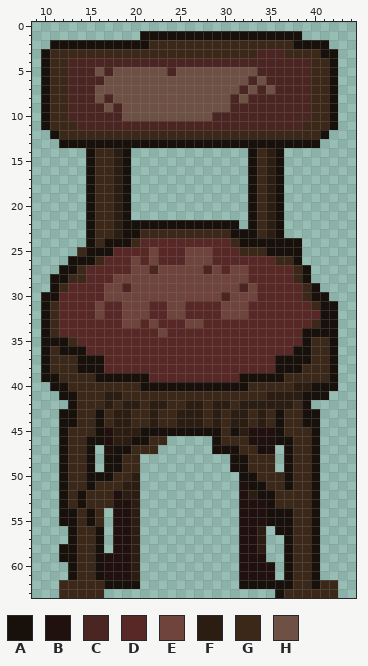
Pixel-art sprite -- Assets/Graphics/Environment/Props/chair3.png. Above: the version before the commit.
The file is 64x64 pixels. Colours within 5 levels of each other are drawn and written as one. Shown: x 9..44, y 0..63.
Palette (. is transparent): A #18110b  B #20110e  C #4b2521  D #572825  E #6e443c  F #2b1d12  G #3b2818  H #6e5144
Pixels before, first column x 10:
 1 ...........AAAAAAAAAAAAAAAAAA....
 2 .AAAAAAAAAAAGGGGGGGGGGGGGGGGAAAA.
 3 AGGGGGGGGGGGGGGGGGGGGGGGCCCGGGGAA
 4 AGGCCCCCCCCCCCCCCCCCCCCCCCCCCCGGA
 5 AGGCCCHCHHHHHHCHHHHHHHHHCCCCCCGGA
 6 AGGCCCCHHHHHHHHHHHHHHHHCHCCCCCGGA
 7 AGGCCCHHHHHHHHHHHHHHHHCHCHCCCCGGA
 8 AGGCCCHCHHHHHHHHHHHHHCHCCCCCCCGGA
 9 AGGCCCCHCHHHHHHHHHHHHCCCCCCCCCGGA
10 AGGCCCCCCHHHHHHHHHHCCCCCCCCCCCGGA
11 AGGGCCCCCCCCCCCCCCCCCCCCCCCCCGGGA
12 .AGGGGGGGGGGGGGGGGGGGGGGGGGGGGGA.
13 ..AAAAAAAAAAAAAAAAAAAAAAAAAAAAA..
14 .....AGGFA.............AGFA......
15 .....AGGFA.............AGFA......
16 .....AGGFA.............AGFA......
17 .....AGGFA.............AGFA......
18 .....AGGFA.............AGFA......
19 .....AGGFA.............AGFA......
20 .....AGGFA.............AGFA......
21 .....AGGFA.............AGFA......
22 .....AGGFAAAAAAAAAAAAA.AGFA......
23 .....AGGFAAGGGGGGGGGGAAAGFA......
24 .....AGAAAGDDDDDDDDDDGAAAAAAA....
25 ....GAAADDDDEDDDEEEDDDGGGAAAA....
26 ...AAAGDDDEDEDDDEEEDDDDDDDGGA....
27 ..AAGDDDDDEECEEEEECEDEEDDDDDGA...
28 .AAGGDDDEEEEEEEEEEEEEEEDDDDDGA...
29 .AGDDDDEECEEEEEEEEEEEECEDDDDDGA..
30 AADDDDDEEEEEEEEEEEEECEEEDDDDDGAA.
31 AGDDDDEDDEEEDDEEDDDDEEEDDDDDDDGAA
32 AGDDDDEDDEEEDDEEDDDDEEEDDDDDDDDAA
33 AGDDDDDDDEEDEDDDEEDDDDDDDDDDDDGAA
34 AGDDDDDDDDDDDEDDDDDDDDDDDDDDDAAAA
35 AAAGDDDDDDDDDDDDDDDDDDDDDDDDDAGGA
36 AGAAADDDDDDDDDDDDDDDDDDDDDDDAAGGA
37 AGGGAAADDDDDDDDDDDDDDDDDDDAAAAGGA
38 AGGGAAADDDDDDDDDDDDDDDDDDDAAAGGGA
39 AAGGGGAAAAAADDDDDDDDDDAAAAAGGGGGA
40 .AAGGGGGGGGAAAAAAAAAAAAGGGGGFFAAA
41 ..AAGGGFFGGGGGGGGGGGGGGGGFFFFAAA.
42 ...AGGGFGFFGFFGGFFGFFGFFFFFFGA...
43 ..AAGGAGFFGGFGGFFFGFGFFGFGAGGAA..
44 ..AAGGAGFFGGFGGFFFGFGFFGFGAGGAA..
45 ..AGGGABFFFAAAAAAAAAGAFBBBAGGGA..
46 ..AGGAABFFAAGG.....AGGGBBBAAGGA..
47 ..AGGA.BAAGGG......AAAGGAB.AGGA..
48 ..AGGA.AAGG..........AAGGG.AGGA..
49 ..AGGA.AAGG..........AAGGG.AGGA..
50 ..AGGAAAGGF...........AAGGGAGGA..
51 ..AGGAGGGFF...........BAAGGAGGA..
52 ..AGAGGGBFF...........BFAAGGGGA..
53 ..AGAGGGBBF...........BBBAGGGGA..
54 ..AAGAG.BBF...........BBBAAAGGA..
55 ..AAGAG.BBF...........BBBAAAGGA..
56 ...AGGA.BBF...........BBF.AAGGA..
57 ...AGGA.BBF...........BBF..AGGA..
58 ..AAGGA.BBF...........BBF..AGGA..
59 ..AAGGABBBF...........BBB..AGGA..
60 ...AGGABBBF...........BBBB.AGGA..
61 ...AGGABBBF...........BBBB.AGGA..
62 ..GGGGGAAAA...........AAAAAAGGAGG
63 ..GGGGG...................AGGGGGG
After:
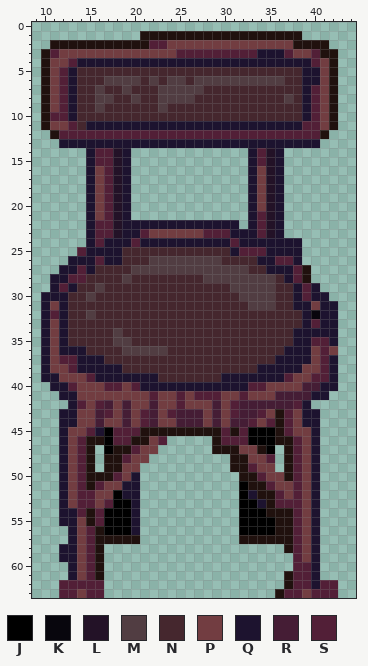
Colours new in this view: J #000000  K #08060d  L #231227  M #513d42  N #45272e  P #723d41  Q #1d132f  R #451d35  S #521f37
Difference:
Changed rows in their new state; - is an unchanged pixel.
first column x 10:
 1 -----------BBBBBBBBBBBBBBBBBB----
 2 -BBBBBBBBBBBSSPPPPPPPPPPPPPPBBBB-
 3 BSPPPPPPPPPPPPPSSSSSSSSSQQQSPPSBB
 4 BPPSQQQQQQQQQQQQQQQQQQQQQQQQQQSPB
 5 BPSQNNNNNNNNNNNNNNNNNNNNNNNNNQQPB
 6 BPSQNNNMMMMNMNMMNMMMMMMMMMMNNQQPB
 7 BPSQNNMNNMNNNMMMMMNNNNNNNNNNNQSPB
 8 BPSQNNMMNNMNNMMMMNNNNNNNNNNMNQSPB
 9 BPSQNNMNNNNNNMNNNNNNNNNNNNNNNQSPB
10 BSSQNNNNNNNNNNNNNNNNNNNNNNNNNQSPB
11 BPPSNQQQQQQQQQQQQQQQQQQQQQQQQSSPB
12 -BSSSSSSSSSSSSSSSSSSSSSSSSSSSSSB-
13 --QQQQQQQQQQQQQQQQQQQQQQQQQQQQQ--
14 -----QSSLQ-------------QSLQ------
15 -----QSSLQ-------------QSLQ------
16 -----QPSLQ-------------QPLQ------
17 -----QPSLQ-------------QPLQ------
18 -----QPSLQ-------------QPLQ------
19 -----QPSLQ-------------QPLQ------
20 -----QPSLQ-------------QPLQ------
21 -----QPSLQ-------------QSLQ------
22 -----QSSLQQQQQQQQQQQQQ-QSLQ------
23 -----QSSLQQSPPPPPPSSSQQQSLQ------
24 -----QSQQQSQQQQQQQQQQSQQQQQQQ----
25 ----SQQQQNNNNNNNNNNNNQSSSQQQQ----
26 ---QQQSQQNNNMMMMMMMMNNNNQQSSQ----
27 --QQSQNNNNMMMMMMMMMMMMMNNQQQSB---
28 -QQSSNNNNMNNNNNNNNMMMMMMMMNQSB---
29 -QSQNNMNNNNNNNNNNNNNNMMMMMNNQSQ--
30 QQQNNMNNNNNNNNNNNNNNNNMMMMNNQSQQ-
31 QPQNNNNNNNNNNNNNNNNNNNNMMMNNQQPQQ
32 QSQNNMNNNNNNNNNNNNNNNNNNNNNNNQKQQ
33 QPQNNNNNNNNNNNNNNNNNNNNNNNNNNQSQQ
34 QPQNNNNNMNNNNNNNNNNNNNNNNNNNQQQQQ
35 QPQNNNNNMMNNNNNNNNNNNNNNNNNNQQSSQ
36 QPQQQNNNNMMMMMNNNNNNNNNNNNNQQQPSP
37 QPSSQQQNNNNNNNNNNNNNNNNNNNQQQQPSQ
38 QPPSQQQQQNNNNNNNNNNNNNNNQQQQQPPSQ
39 QQPPPSQQQQQQQNNNNNNNQQQQQQQSPPSSQ
40 -QQSPPPSSPSQQQQQQQQQQQQSSPPPPRRQQ
41 --QQPPPPPPPPSPPSPSSSPPSPPPRRRRQQ-
42 ---QSPSRPRPPRPPSPPPRPSRRRRRRSQ---
43 --QQPPRSPRPSRPSRRRPRPSRRSPBSPQQ--
44 --QQPPRPPRPSRPPRRRPRPRRSPSBSPQQ--
45 --QPPSQJSSSBBBBBBBBBSBSJJJBSPPQ--
46 --QPSBBJSSBBPS-----BSSSJJJBBSPQ--
47 --QPSB-JBBSPP------BBBPPBJ-BSPQ--
48 --QPSB-BBSPP---------BBPPS-BSPQ--
49 --QPSB-BBPP----------BBSPP-BSPQ--
50 --QPSBBBSPQ-----------BBSPPBSPQ--
51 --QPSBSPPQQ-----------JBBSPPSPQ--
52 --QPSSPPJQQ-----------JQBBSPSPQ--
53 --QPSSPSJJQ-----------JJQBSSSPQ--
54 --QQSBSJJJQ-----------JJJBBBSPQ--
55 --QQPBSJJJQ-----------JJJJBBSPQ--
56 ---QPSBJJJQ-----------JJJJBBSPQ--
57 ---QPSBB--B-------------BBBBSPQ--
58 --QQPSB-...-----------...--BSPQ--
59 --QQPSB....-----------...--.SPQ--
60 ---QPSB....-----------....-.SSQ--
61 ---QPSB....-----------....-BSSQ--
62 --SSSSS....-----------.....BSSQSS
63 --SSPSS-------------------BSSPSSS
Changed places in both pictures, as pixel boxes (x1, y1, x2, y2):
changed: (41, 31, 338, 598)
